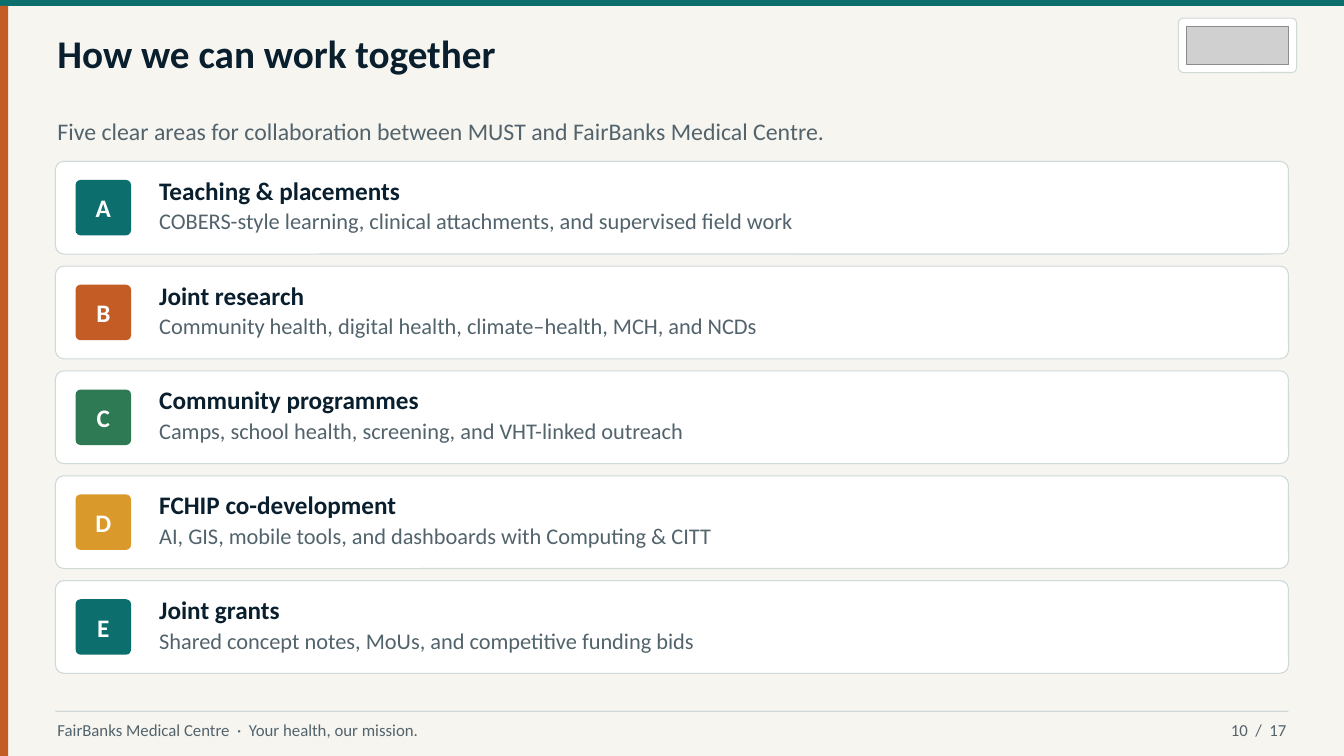
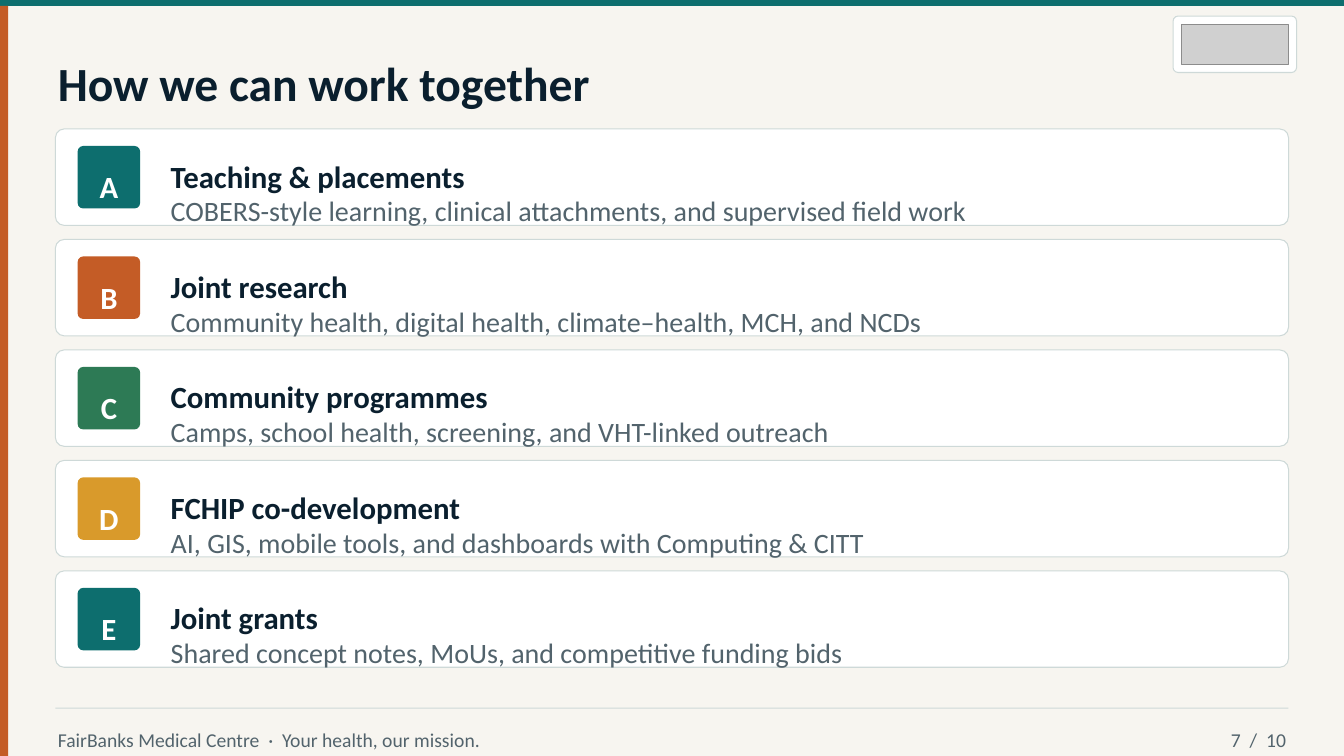
Before and after one commit to WASSWA2624/fairbanks, a slide deck: slide 7 of pitch-presentations/documents/must_ppt.pptx (slide 10 before the commit). Drawn at 1344x756 pixels with LibreOffice and Linux fonts; fonts in the diff are those of the drawing; grey boxes stand for pictures. Boxes give left, top, right and bottom in pixels: in the first picture for what was removed or moved away, otherwise in the second. Text is boxed around its words. In the diff, an @@ line names an element or a change of style, - is before the commit and + after.

Commit message:
Refine MUST partnership pitch deck script and PowerPoint presentation. Updated text formatting, adjusted layout dimensions, and improved readability with larger fonts and better spacing. Removed unnecessary images and clarified content structure to enhance overall presentation quality.

```diff
--- a/pitch-presentations/documents/must_ppt.pptx
+++ b/pitch-presentations/documents/must_ppt.pptx
@@ text "How we can work together" at (58, 67, 589, 109): size 28 to 34 pt; line spacing 1 to 1.5 @@
@@ rounded rectangle: place and size @@
-rounded rectangle at (1179, 18, 1297, 73)
+rounded rectangle at (1174, 16, 1298, 73)
@@ picture: place and size @@
-picture at (1187, 26, 1289, 65)
+picture at (1182, 24, 1290, 65)
@@ rounded rectangle: place and size @@
-rounded rectangle at (55, 161, 1289, 254)
+rounded rectangle at (55, 129, 1289, 226)
@@ text removed at (57, 123, 824, 140) @@
-Five clear areas for collaboration between MUST and FairBanks Medical Centre.
@@ size 18 to 22 pt; line spacing 1 to 1.5 in 10 elements at (171, 607, 318, 635), (171, 497, 460, 524), (171, 386, 487, 414), (101, 620, 116, 640), (171, 276, 348, 299), (99, 510, 118, 530), (171, 166, 464, 194), (101, 399, 117, 419), (100, 289, 117, 309), (100, 178, 119, 198) @@
@@ text "A": place and size @@
-text "A" at (96, 200, 111, 217)
+text "A" at (100, 178, 119, 198)
@@ rounded rectangle: place and size @@
-rounded rectangle at (76, 179, 131, 235)
+rounded rectangle at (78, 146, 140, 209)
@@ text "Teaching & placements": place and size @@
-text "Teaching & placements" at (159, 182, 400, 205)
+text "Teaching & placements" at (171, 166, 464, 194)
@@ size 16 to 20 pt; line spacing 1 to 1.5 in 5 elements at (171, 643, 842, 668), (171, 533, 864, 558), (171, 422, 828, 447), (171, 312, 921, 337), (171, 201, 965, 226) @@
@@ text "COBERS-style learning, clinical attachments, and ...": place and size @@
-text "COBERS-style learning, clinical attachments, and ..." at (159, 213, 792, 233)
+text "COBERS-style learning, clinical attachments, and ..." at (171, 201, 965, 226)
@@ rounded rectangle: place and size @@
-rounded rectangle at (55, 266, 1289, 359)
+rounded rectangle at (55, 240, 1289, 337)
@@ text "B": place and size @@
-text "B" at (96, 305, 110, 322)
+text "B" at (100, 289, 117, 309)
@@ rounded rectangle: place and size @@
-rounded rectangle at (76, 284, 131, 340)
+rounded rectangle at (78, 256, 140, 319)
@@ text "Joint research": place and size @@
-text "Joint research" at (159, 287, 304, 306)
+text "Joint research" at (171, 276, 348, 299)
@@ text "Community health, digital health, climate–health, ...": place and size @@
-text "Community health, digital health, climate–health, ..." at (159, 318, 757, 338)
+text "Community health, digital health, climate–health, ..." at (171, 312, 921, 337)
@@ rounded rectangle: place and size @@
-rounded rectangle at (55, 371, 1289, 464)
+rounded rectangle at (55, 350, 1289, 447)
@@ text "Community programmes": place and size @@
-text "Community programmes" at (159, 391, 419, 414)
+text "Community programmes" at (171, 386, 487, 414)
@@ text "C": place and size @@
-text "C" at (97, 410, 110, 427)
+text "C" at (101, 399, 117, 419)
@@ rounded rectangle: place and size @@
-rounded rectangle at (76, 390, 131, 446)
+rounded rectangle at (78, 367, 140, 430)
@@ text "Camps, school health, screening, and ...": place and size @@
-text "Camps, school health, screening, and ..." at (159, 423, 682, 443)
+text "Camps, school health, screening, and ..." at (171, 422, 828, 447)
@@ rounded rectangle: place and size @@
-rounded rectangle at (55, 476, 1289, 569)
+rounded rectangle at (55, 461, 1289, 558)
@@ rounded rectangle: place and size @@
-rounded rectangle at (76, 494, 131, 549)
+rounded rectangle at (78, 478, 140, 540)
@@ text "FCHIP co-development": place and size @@
-text "FCHIP co-development" at (159, 496, 397, 518)
+text "FCHIP co-development" at (171, 497, 460, 524)
@@ text "AI, GIS, mobile tools, and ...": place and size @@
-text "AI, GIS, mobile tools, and ..." at (159, 528, 711, 548)
+text "AI, GIS, mobile tools, and ..." at (171, 533, 864, 558)
@@ rounded rectangle: place and size @@
-rounded rectangle at (55, 581, 1289, 674)
+rounded rectangle at (55, 571, 1289, 667)
@@ rounded rectangle: place and size @@
-rounded rectangle at (76, 599, 131, 654)
+rounded rectangle at (78, 588, 140, 650)
@@ text "Joint grants": place and size @@
-text "Joint grants" at (159, 601, 280, 624)
+text "Joint grants" at (171, 607, 318, 635)
@@ text "Shared concept notes, MoUs, and ...": place and size @@
-text "Shared concept notes, MoUs, and ..." at (159, 633, 693, 653)
+text "Shared concept notes, MoUs, and ..." at (171, 643, 842, 668)
@@ text "FairBanks Medical Centre · Your ..." at (58, 733, 480, 750): size 12 to 14 pt; line spacing 1 to 1.5 @@
@@ text at (1231, 734, 1286, 747): text changed; size 12 to 14 pt @@
-10 / 17
+7 / 10
```
Also in this commit, not shown: 9 other slides changed, 7 slides removed, 1 other file.
